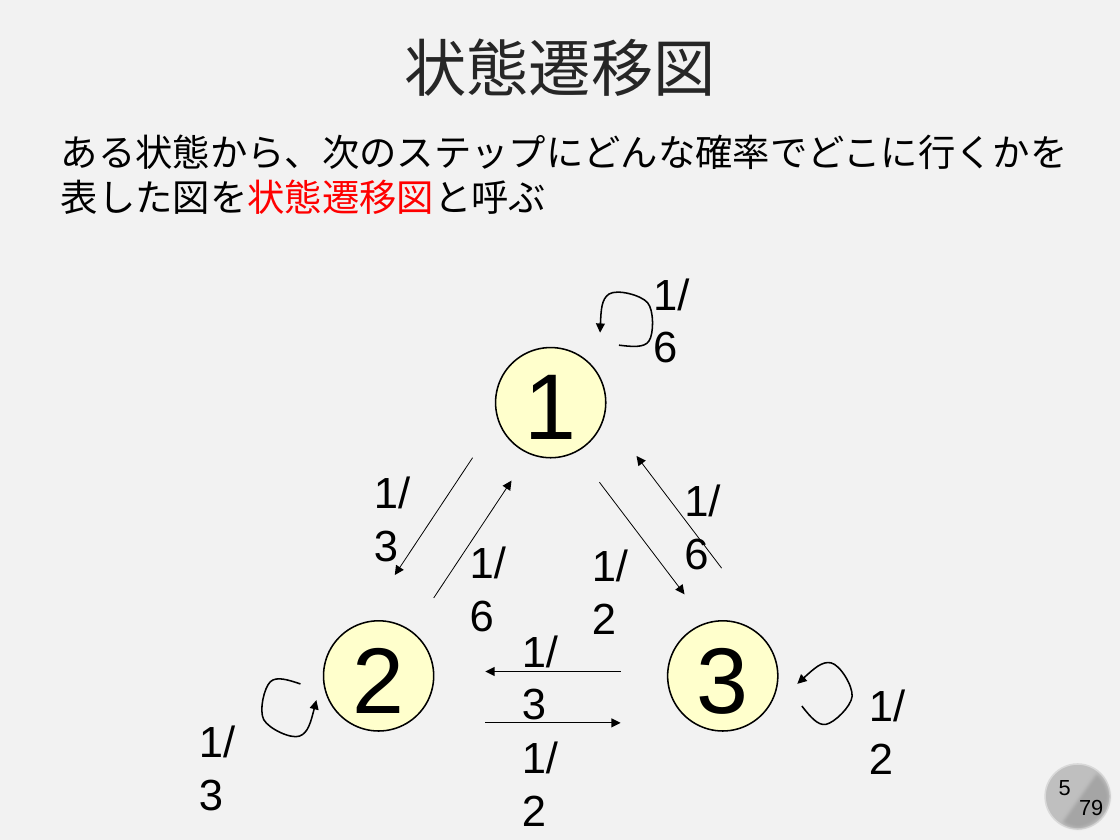
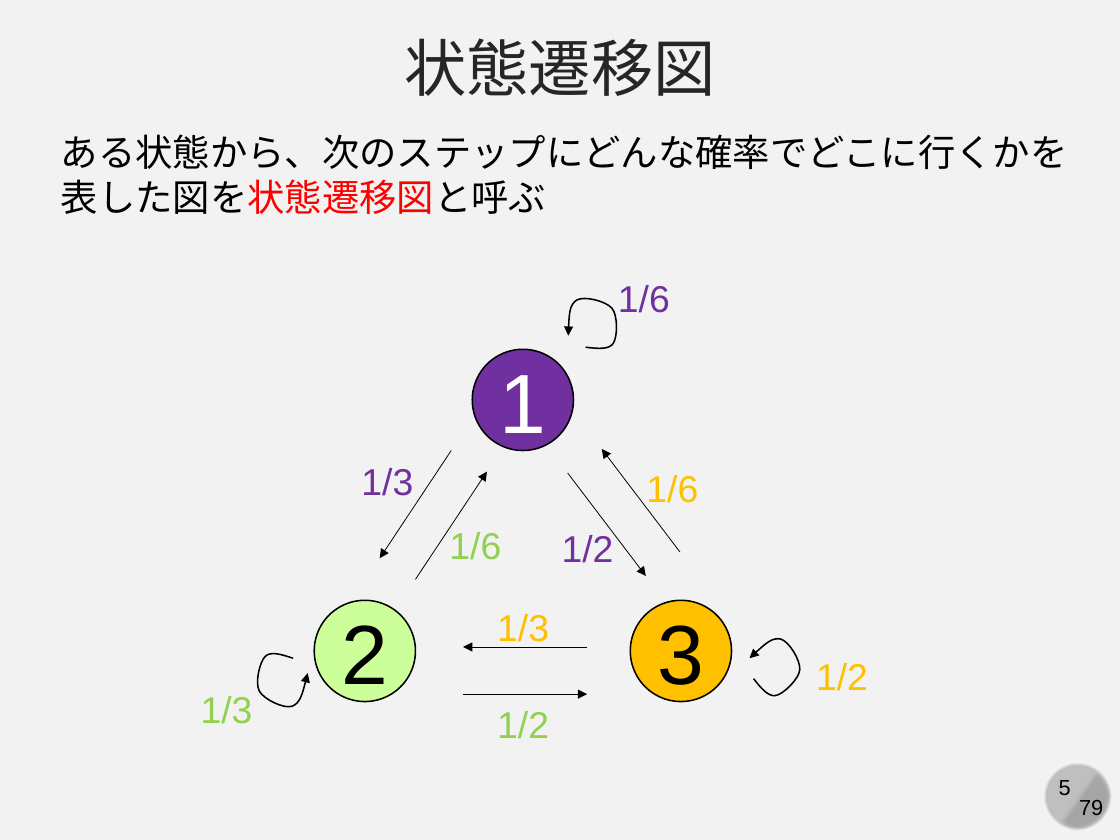
Before and after one commit to kaityo256/simulation_engineering, a slide deck: slide 5 of markov_chain/markov.pptx. Drawn at 1120x840 pixels with LibreOffice and Linux fonts; fonts in the diff are those of the drawing. Boxes give left, top, right and bottom in pixels: in the first picture for what was removed or moved away, otherwise in the second. Text is boxed around its words. In the diff, an @@ line names an element or a change of style, - is before the commit and + after.

```diff
--- a/markov_chain/markov.pptx
+++ b/markov_chain/markov.pptx
@@ freeform shape: place and size @@
-freeform shape at <box>585,279,668,361</box>
+freeform shape at <box>555,286,631,362</box>
@@ text "1/6": place and size @@
-text "1/6" at <box>653,278,689,363</box>
+text "1/6" at <box>618,285,670,313</box>
@@ ellipse "1": place and size @@
-ellipse "1" at <box>495,347,605,457</box>
+ellipse "1" at <box>473,349,573,450</box>
@@ ellipse "1" at <box>473,349,573,450</box>: size 60 to 54 pt, text colour #000000 to #FFFFFF; fill #FFFFCC to #7030A0 @@
@@ arrow moved from (599, 483) - (684, 595) to (601, 449) - (680, 552) @@
@@ arrow (601, 449) - (680, 552): arrowheads changed @@
@@ text "1/3": place and size @@
-text "1/3" at <box>374,476,410,570</box>
+text "1/3" at <box>361,468,413,496</box>
@@ arrow moved from (512, 480) - (433, 598) to (451, 450) - (380, 558) @@
@@ arrow (451, 450) - (380, 558): arrowheads changed @@
@@ arrow moved from (473, 458) - (395, 575) to (487, 472) - (416, 579) @@
@@ arrow (487, 472) - (416, 579): arrowheads changed @@
@@ arrow moved from (636, 456) - (721, 568) to (568, 473) - (646, 576) @@
@@ arrow (568, 473) - (646, 576): arrowheads changed @@
@@ text "1/6": place and size @@
-text "1/6" at <box>684,484,720,570</box>
+text "1/6" at <box>646,475,698,510</box>
@@ text "1/6": place and size @@
-text "1/6" at <box>470,543,506,632</box>
+text "1/6" at <box>449,532,501,560</box>
@@ size 28 to 24 pt, text colour #000000 to #7030A0 in 3 elements at <box>361,468,413,496</box>, <box>618,285,670,313</box>, <box>562,532,614,563</box> @@
@@ text "1/2": place and size @@
-text "1/2" at <box>592,549,628,634</box>
+text "1/2" at <box>562,532,614,563</box>
@@ text "1/3": place and size @@
-text "1/3" at <box>522,635,558,723</box>
+text "1/3" at <box>497,614,549,648</box>
@@ ellipse "2": place and size @@
-ellipse "2" at <box>324,620,433,730</box>
+ellipse "2" at <box>315,600,416,701</box>
@@ ellipse "2" at <box>315,600,416,701</box>: size 60 to 54 pt; fill #FFFFCC to #CCFF99 @@
@@ ellipse "3": place and size @@
-ellipse "3" at <box>668,620,777,730</box>
+ellipse "3" at <box>631,600,731,701</box>
@@ ellipse "3" at <box>631,600,731,701</box>: size 60 to 54 pt; fill #FFFFCC to #FFC000 @@
@@ freeform shape: place and size @@
-freeform shape at <box>249,666,328,748</box>
+freeform shape at <box>245,642,318,717</box>
@@ arrow moved from (485, 722) - (620, 722) to (587, 647) - (463, 647) @@
@@ freeform shape: place and size @@
-freeform shape at <box>797,663,852,725</box>
+freeform shape at <box>749,638,800,696</box>
@@ size 28 to 24 pt, text colour #000000 to #FFC000 in 3 elements at <box>646,475,698,510</box>, <box>497,614,549,648</box>, <box>816,663,868,691</box> @@
@@ text "1/2": place and size @@
-text "1/2" at <box>869,689,905,774</box>
+text "1/2" at <box>816,663,868,691</box>
@@ text "1/3": place and size @@
-text "1/3" at <box>199,725,235,811</box>
+text "1/3" at <box>201,696,253,724</box>
@@ arrow moved from (620, 672) - (485, 672) to (463, 694) - (587, 694) @@
@@ size 28 to 24 pt, text colour #000000 to #92D050 in 3 elements at <box>449,532,501,560</box>, <box>201,696,253,724</box>, <box>497,711,549,739</box> @@
@@ text "1/2": place and size @@
-text "1/2" at <box>522,741,558,826</box>
+text "1/2" at <box>497,711,549,739</box>
```
Also in this commit, not shown: 2 other slides changed, 5 slides added.
